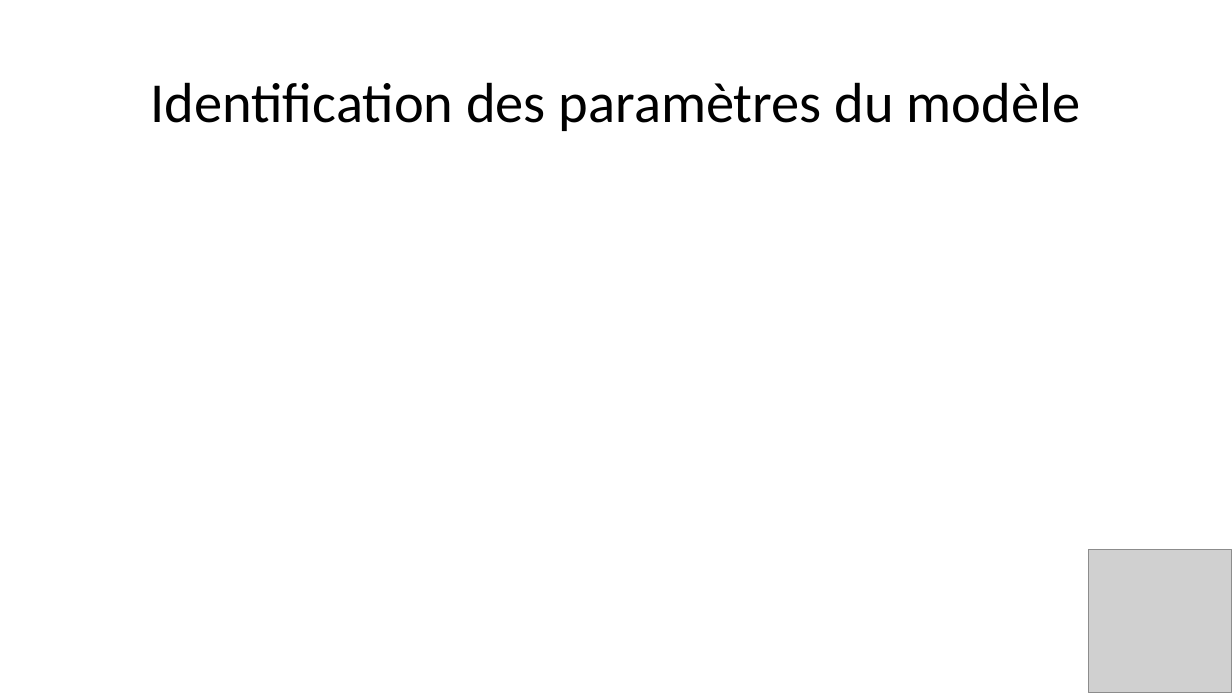
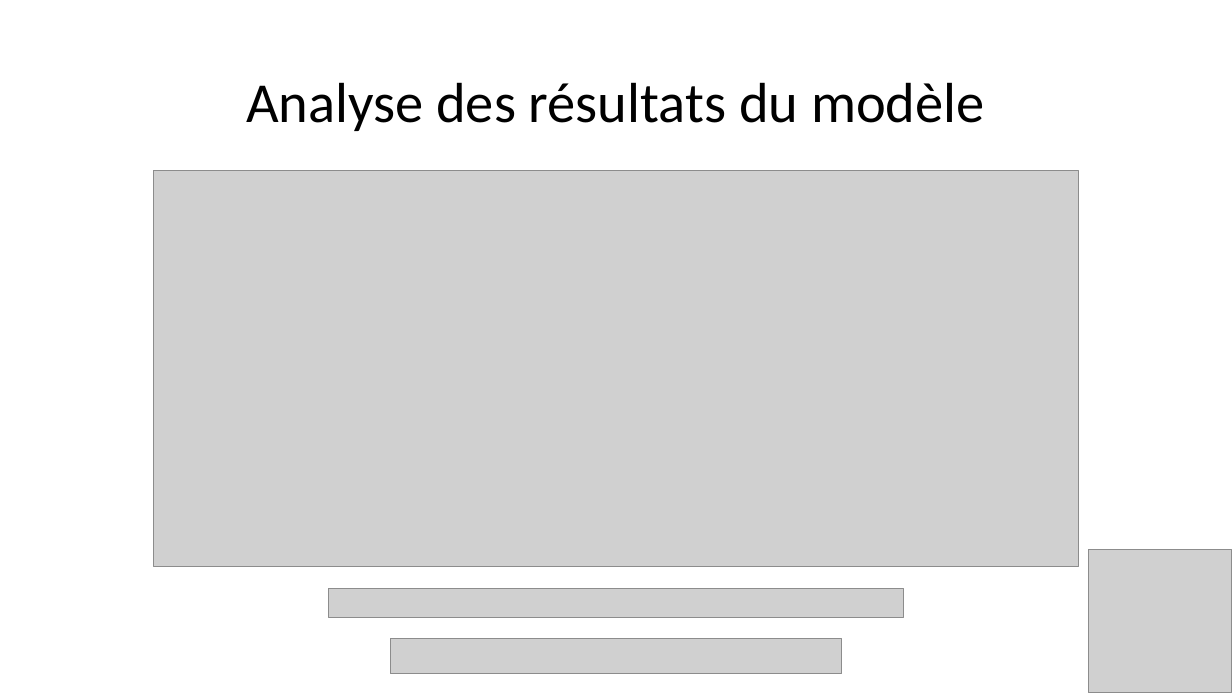
Before and after one commit to Julien-paulet/Projet_8, a slide deck: slide 26 of Présentation Projet_8.pptx (slide 20 before the commit). Drawn at 1232x693 pixels with LibreOffice and Linux fonts; fonts in the diff are those of the drawing; grey boxes stand for pictures. Boxes give left, top, right and bottom in pixels: in the first picture for what was removed or moved away, otherwise in the second. Text is boxed around its words. In the diff, an @@ line names an element or a change of style, - is before the commit and + after.

```diff
--- a/Présentation Projet_8.pptx
+++ b/Présentation Projet_8.pptx
@@ title at [246, 82, 984, 131]: text changed @@
-Identification des paramètres du modèle
+Analyse des résultats du modèle
@@ picture added at [153, 171, 1080, 567] @@
@@ picture added at [328, 589, 904, 617] @@
@@ picture added at [390, 639, 842, 675] @@
```
Also in this commit, not shown: 6 other slides changed, 5 slides added, 1 slide removed, 8 other files.
